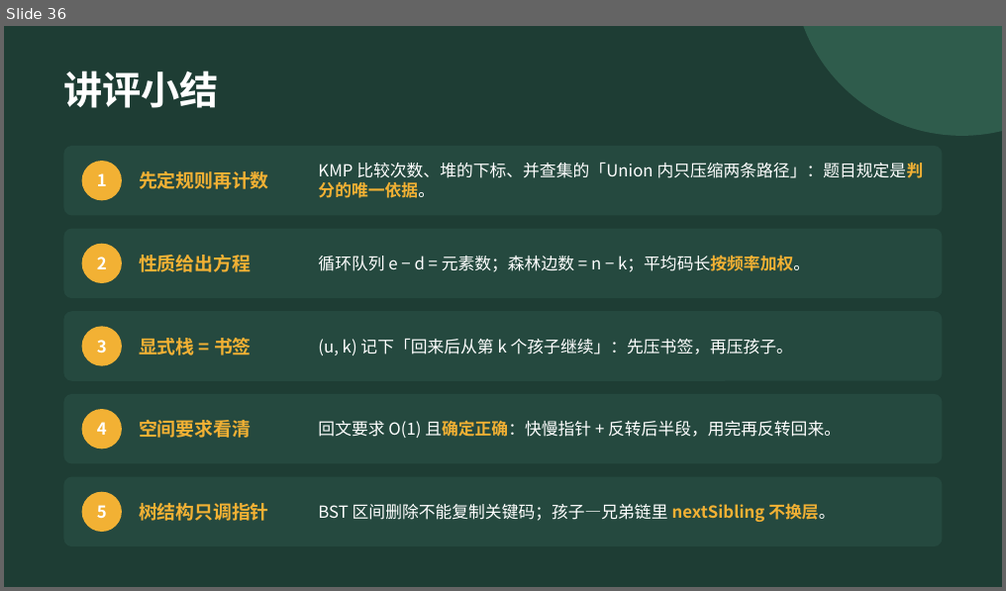
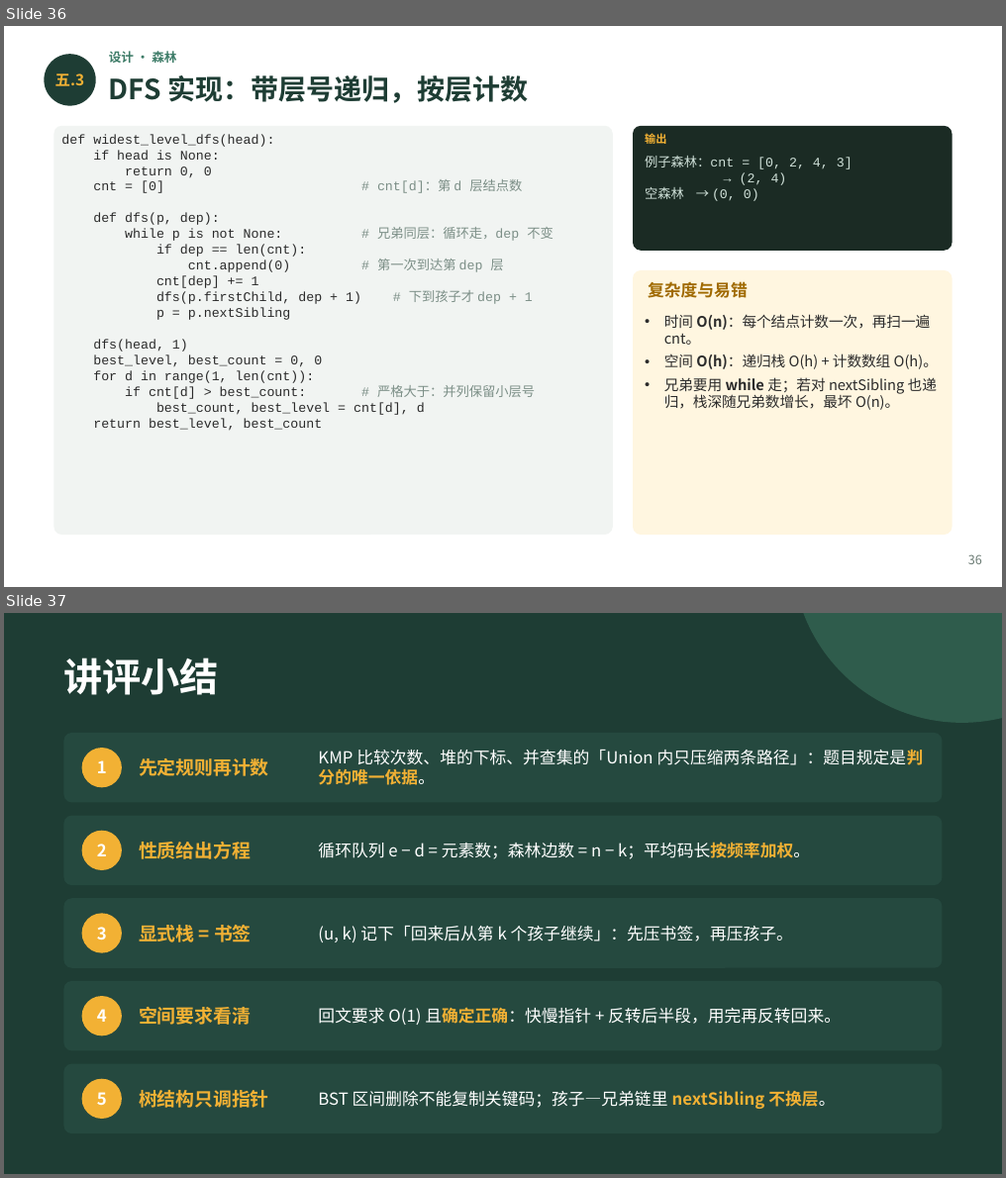
Before and after one commit to GMyhf/2026fall-cs201, a slide deck: courseware/202609_DSA_Midterm_2026_Review.pptx. Shown one above the other, each under a label of ours: slide 36 before the commit, slides 36 and 37 after it. The pictures are 1006x591 and 1006x1178 pixels, drawn with LibreOffice and Linux fonts; fonts in the diff are those of the drawing. Boxes give left, top, right and bottom in pixels: in the first picture for what was removed or moved away, otherwise in the second. Text is boxed around its words. In the diff, an @@ line names an element or a change of style, - is before the commit and + after.

```diff
--- a/courseware/202609_DSA_Midterm_2026_Review.pptx
+++ b/courseware/202609_DSA_Midterm_2026_Review.pptx
@@ slide 36 added at bbox=[4, 26, 1002, 587], background #FFFFFF @@
@@ ellipse added at bbox=[44, 54, 96, 106], fill #1E3D34 @@
@@ text added at bbox=[109, 51, 176, 63], 9 pt, text #3E7C68, bold @@
+设计 · 森林
@@ text added at bbox=[55, 74, 85, 86], 11 pt, text #F2B134, bold @@
+五.3
@@ text added at bbox=[109, 76, 529, 103], 20 pt, text #1E3D34, bold @@
+DFS 实现：带层号递归，按层计数
@@ rounded rectangle added at bbox=[54, 126, 613, 535], fill #F1F4F2 @@
@@ text added at bbox=[61, 134, 553, 431], 9.5 pt, text #2B2B2B @@
+def widest_level_dfs(head):
+if head is None:
+return 0, 0
+cnt = [0] # cnt[d]：第 d 层结点数
+def dfs(p, dep):
+while p is not None: # 兄弟同层：循环走，dep 不变
+if dep == len(cnt):
+cnt.append(0) # 第一次到达第 dep 层
+cnt[dep] += 1
+dfs(p.firstChild, dep + 1) # 下到孩子才 dep + 1
+p = p.nextSibling
+dfs(head, 1)
+best_level, best_count = 0, 0
+for d in range(1, len(cnt)):
+if cnt[d] > best_count: # 严格大于：并列保留小层号
+best_count, best_level = cnt[d], d
+return best_level, best_count
@@ rounded rectangle added at bbox=[633, 126, 952, 251], fill #1B2B24 @@
@@ text added at bbox=[645, 131, 666, 146], 8 pt, text #F2B134, bold @@
+输出
@@ text added at bbox=[645, 156, 852, 201], 9.5 pt, text #CFE0D8 @@
+例子森林：cnt = [0, 2, 4, 3]
+→ (2, 4)
+空森林 → (0, 0)
@@ rounded rectangle added at bbox=[633, 271, 952, 535], fill #FFF6E0 @@
@@ text added at bbox=[648, 281, 747, 298], 12 pt, text #A06A00, bold @@
+复杂度与易错
@@ text added at bbox=[664, 314, 938, 410], 10.5 pt, text #2B2B2B @@
+• 时间 O(n)：每个结点计数一次，再扫一遍 cnt。
+• 空间 O(h)：递归栈 O(h) + 计数数组 O(h)。
+• 兄弟要用 while 走；若对 nextSibling 也递归，栈深随兄弟数增长，最坏 O(n)。
@@ text added at bbox=[968, 555, 982, 565], 9 pt, text #6B7B74 @@
+36
@@ what was slide 36 is now slide 37 @@
```
Also in this commit, not shown: 1 slide changed.
